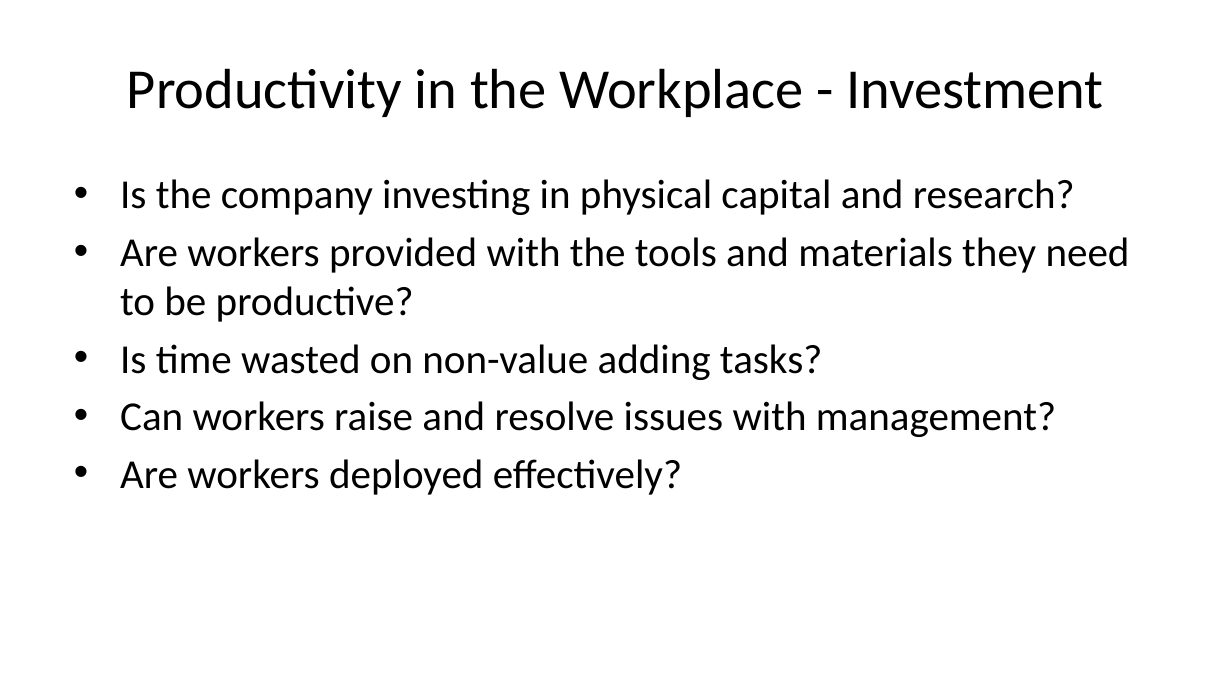
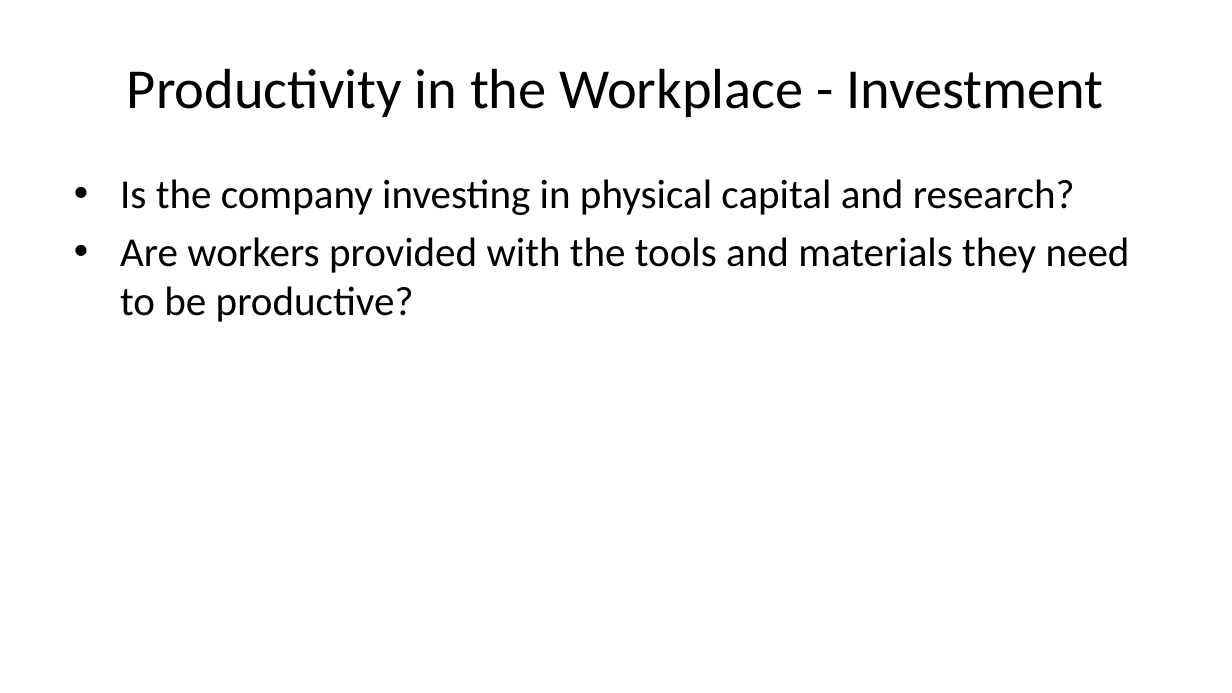
Before and after one commit to amwu-nrc/economics-presentations, a slide deck: slide 22 of organiser-education-productivity.pptx (slide 21 before the commit). Drawn at 1232x693 pixels with LibreOffice and Linux fonts; fonts in the diff are those of the drawing. Boxes give left, top, right and bottom in pixels: in the first picture for what was removed or moved away, otherwise in the second. Text is boxed around its words. In the diff, an @@ line names an element or a change of style, - is before the commit and + after.

```diff
--- a/organiser-education-productivity.pptx
+++ b/organiser-education-productivity.pptx
@@ text at <box>120,344,1056,495</box>: paragraphs removed @@
-• Is time wasted on non-value adding tasks?
-• Can workers raise and resolve issues with management?
-• Are workers deployed effectively?
```
Also in this commit, not shown: 5 other slides changed, 2 slides added, 18 other files.
